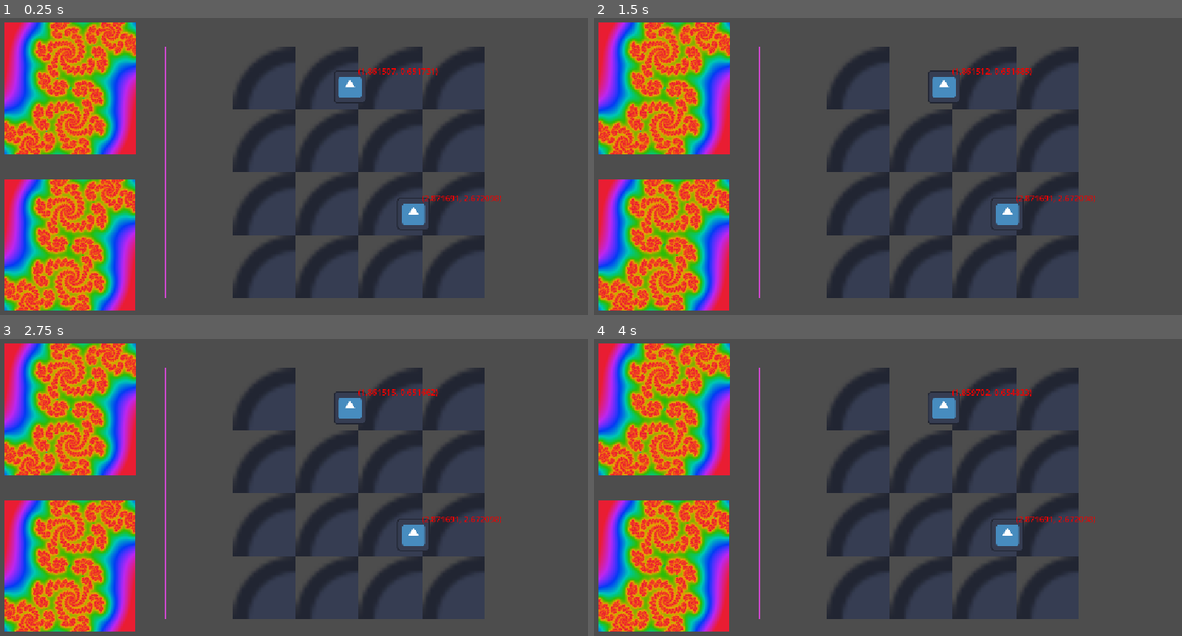
Above: before the commit, frames 1-4 (two rows, left to right).
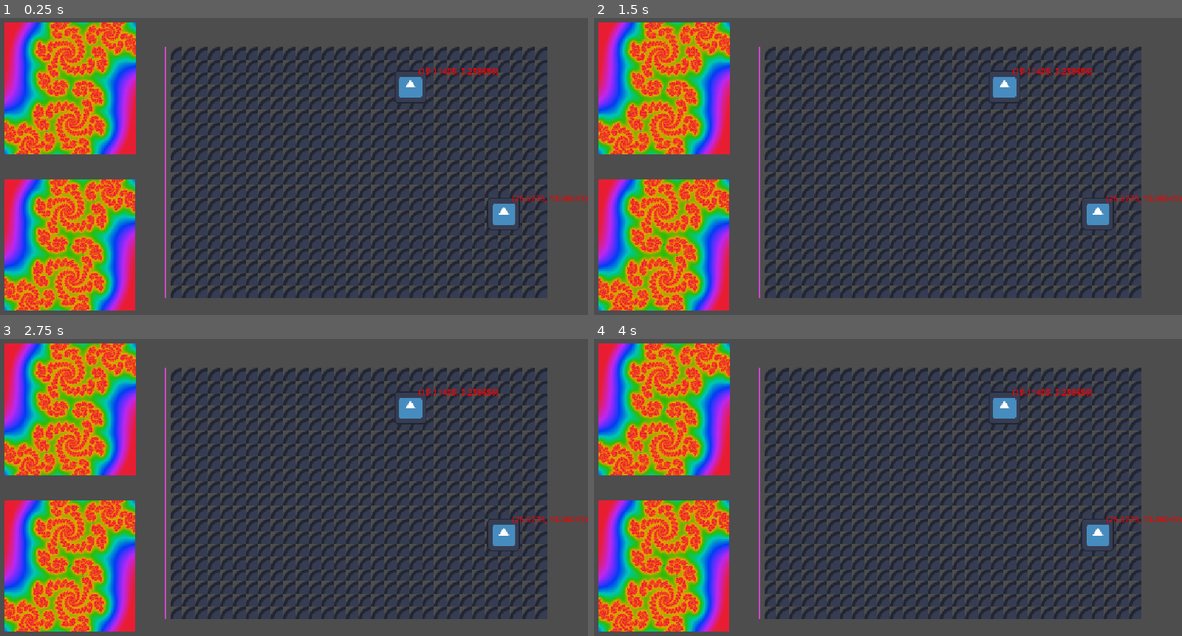
Above: after the commit, the same moments.

Repository: Wallted/ldjam-59
Game: Godot game, scene res://main.tscn
The game is run twice, just before and just after one commit, with the same random seed, the same clock (stepped at 60 frames per second) and the same inputs. The engine's default icon, where the game draws it, is replaced by a stand-in: a white triangle on a blue panel in a dark square.
Inputs (mouse positions are in pixels of both pictures, inside the frame that each line leads up to):
- Up to frame 1 (0.25 s): no input
- Up to frame 2 (1.5 s): click (946, 86) at 0.52 s; click (946, 86) at 1.27 s
- Up to frame 3 (2.75 s): click (352, 407) at 2.02 s
- Up to frame 4 (4 s): tap Enter at 2.75 s; move the mouse to (1017, 481) at 2.77 s; tap Space at 3.5 s; move the mouse to (770, 514) at 3.52 s

The runs differ from the first frame. In frame 1, 22% of the frame differs, in the area x 29-100%, y 9-95%; in frame 2, 22%; in frame 3, 22%; in frame 4, 22%.

Commit message:
init level from main
Signed-off-by: Grzegorz Choiński <grzegorzchoinski97@gmail.com>

Diff:
--- a/game.gd
+++ b/game.gd
@@ -6,14 +6,11 @@
 
 var level: Level
 
-func _ready() -> void:
-	audio.who_sings = Audio.WhoSings.Target
-	load_new_level()
-
 func load_new_level() -> void:
 	level = Level.new()
 
 	audio.level = level
+	audio.who_sings = Audio.WhoSings.Target
 	zoo_space.level = level
 
 	zoo_space.restart()
--- a/level.gd
+++ b/level.gd
@@ -9,8 +9,8 @@
 	ChoristerSpecies.SINOCEROS: Sinoceros,
 }
 
-var x = 4
-var y = 4
+var x = 30
+var y = 20
 
 var player_choir: Array[Chorister] = []
 var target_choir: Array[Chorister] = []
--- a/main.gd
+++ b/main.gd
@@ -1 +1,6 @@
 extends Node
+
+@onready var game: Game = $Game
+
+func _ready() -> void:
+	game.load_new_level()
